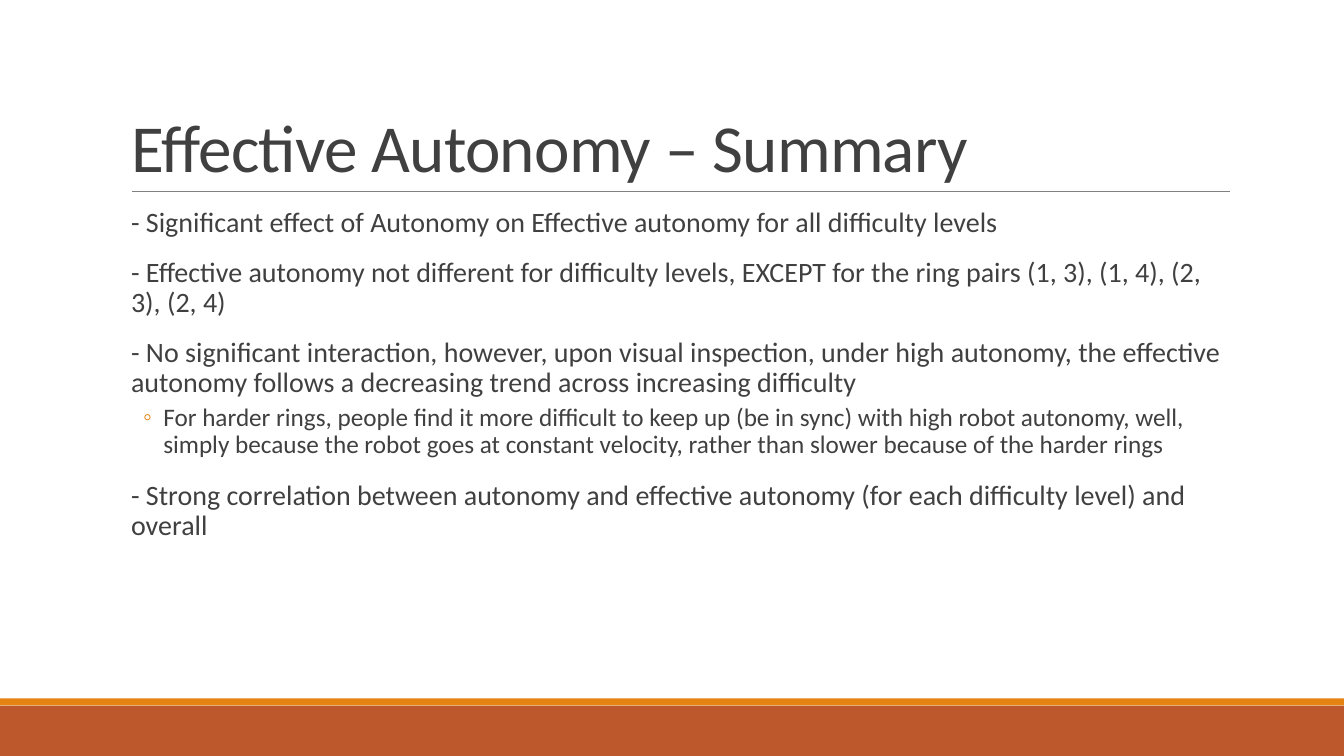
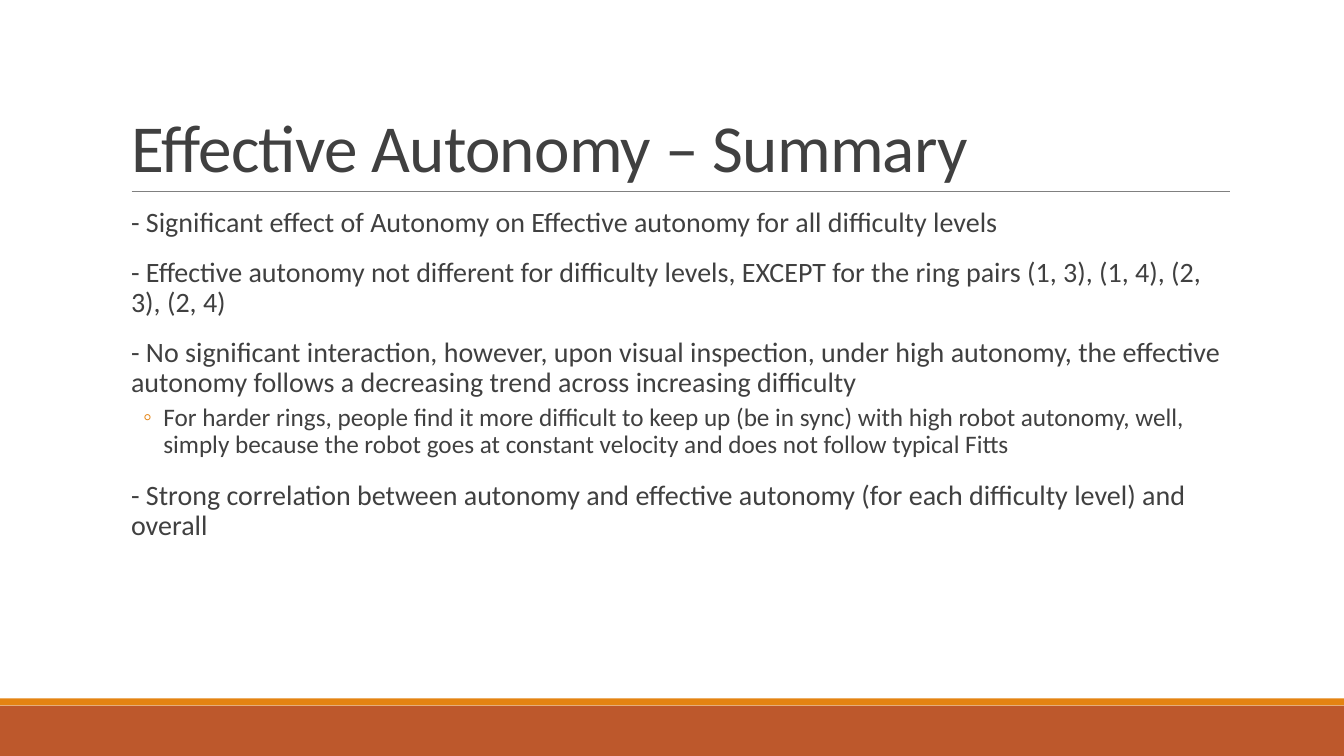
Before and after one commit to mpan31415/AutonomyFitts, a slide deck: slide 144 of R_analysis/results_interpretation.pptx. Drawn at 1344x756 pixels with LibreOffice and Linux fonts; fonts in the diff are those of the drawing. Boxes give left, top, right and bottom in pixels: in the first picture for what was removed or moved away, otherwise in the second. Text is boxed around its words. In the diff, an @@ line names an element or a change of style, - is before the commit and + after.

```diff
--- a/R_analysis/results_interpretation.pptx
+++ b/R_analysis/results_interpretation.pptx
@@ text at box(163, 408, 1183, 458): text changed @@
-  ◦ For harder rings, people find it more difficult to keep up (be in sync) with high robot autonomy, well, simply because the robot goes at constant velocity, rather than slower because of the harder rings
+  ◦ For harder rings, people find it more difficult to keep up (be in sync) with high robot autonomy, well, simply because the robot goes at constant velocity and does not follow typical Fitts
```
Also in this commit, not shown: 3 other slides changed, 4 slides added, 4 other files.
